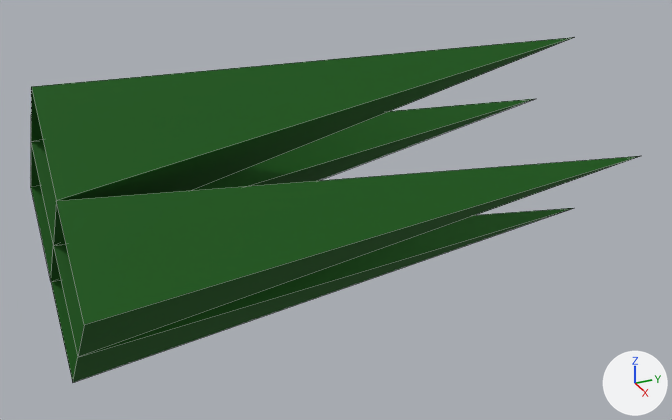
The FBX model Assets/Models/Decorations/Grass.fbx, before and after one commit.
One viewpoint serves both versions: a camera (50 mm lens) standing at (0.1065, -0.0103, 0.0609) and looking at (-0.0033, 0.0391, 0.0061). The lights are fixed; the arrows at lower right show +X, +Y and +Z. Mesh edges are drawn as thin lines. Where no turn or scale is listed for an object, it has been applied to the vertices.

The first picture shows 'Grass v3'.
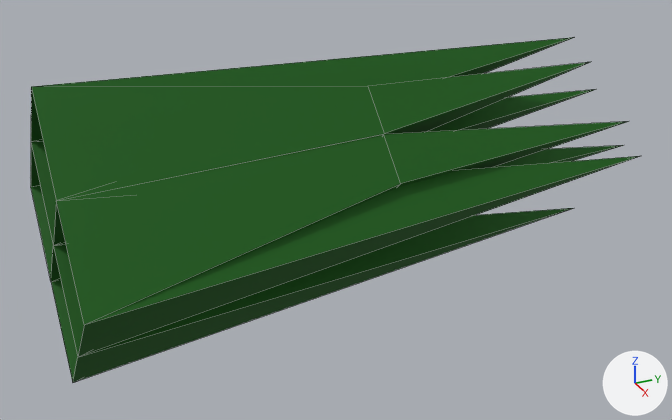
Where the newer file only moved an object's origin or applied its transform, the numbers keep the older frame.

Edits to the bpy script that builds the scene:
```text
Add me_конус_005:
    me_конус_005.from_pydata(...)  # 29 vertices, 32 faces; spans x -0.02..0.02, y -0.05..0.0417, z -0.01..0.03
    me_конус_005.materials.append(mat_grass)  # dark green #075b00
Add ob_grass_v4:
    ob_grass_v4 = bpy.data.objects.new('Grass v4', me_конус_005)
    ob_grass_v4.location = (0.0, 0.05, 0.0)
```

Boxes (x1, y1, x2, y2) around the edits, measured in the pictures (672 x 420 px):
'Grass v4', added (green): after (31, 62, 629, 382)
'Grass v3', unchanged, covered by the edit: before (31, 37, 640, 383); after (33, 37, 640, 383)
